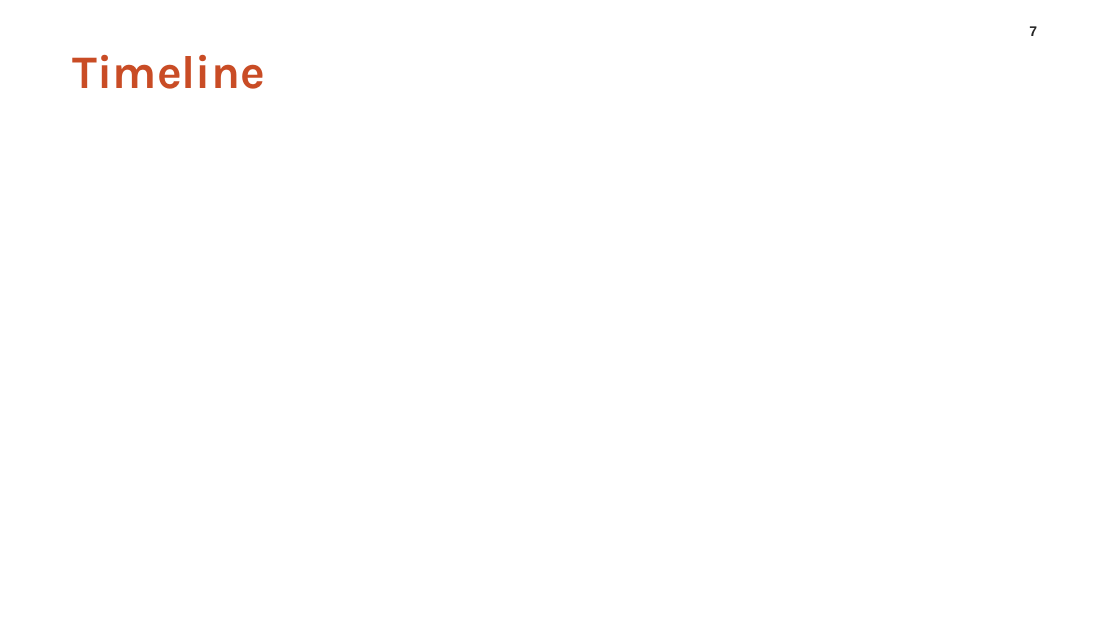
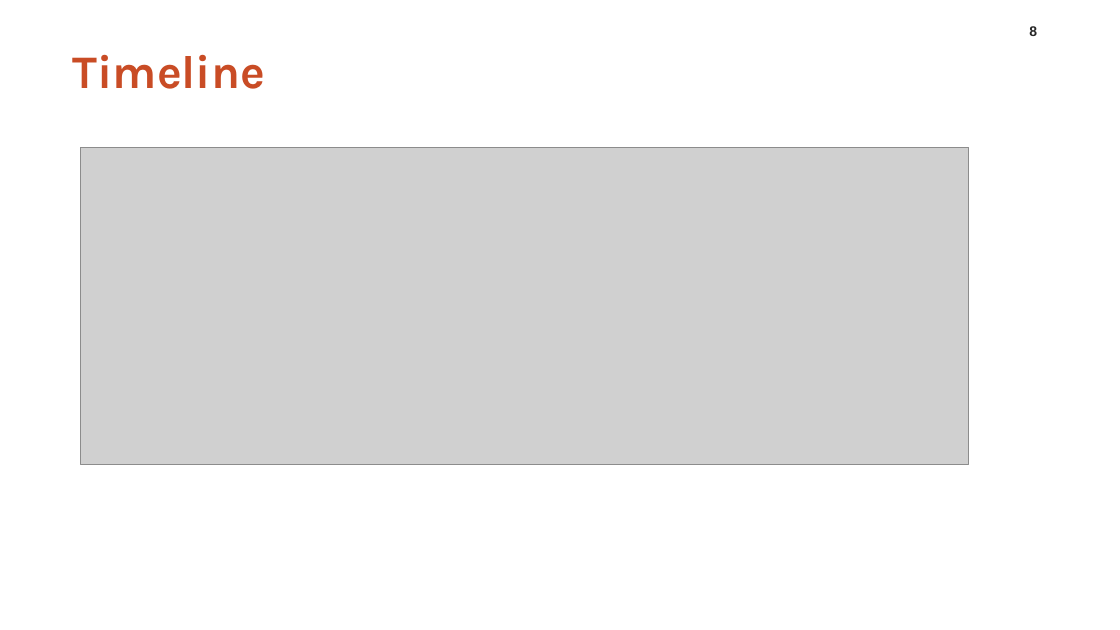
Before and after one commit to LuisFonseca98/Mestrado, a slide deck: slide 8 of AB/Apresentacao/APRESENTACAO_AB.pptx (slide 7 before the commit). Drawn at 1120x630 pixels with LibreOffice and Linux fonts; fonts in the diff are those of the drawing; grey boxes stand for pictures; background and template pictures are left out. Boxes give left, top, right and bottom in pixels: in the first picture for what was removed or moved away, otherwise in the second. Text is boxed around its words. In the diff, an @@ line names an element or a change of style, - is before the commit and + after.

```diff
--- a/AB/Apresentacao/APRESENTACAO_AB.pptx
+++ b/AB/Apresentacao/APRESENTACAO_AB.pptx
@@ page number at (x1=1029, y1=26, x2=1037, y2=36): text changed @@
-7
+8
@@ picture added at (x1=81, y1=147, x2=969, y2=465) @@
```
Also in this commit, not shown: 4 other slides changed, 4 slides added, 3 slides removed, 2 other files.
